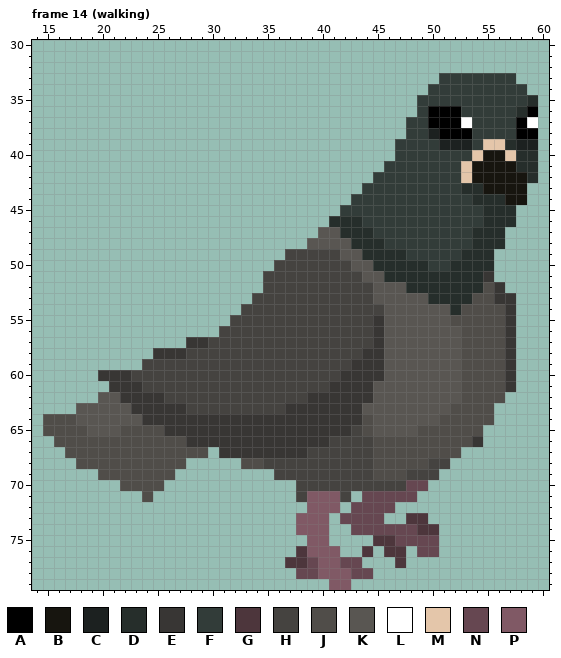
Two versions of one pixel-art file, Assets/Sprites/Characters/Enemies/Pigeons/Standard/Pigeon.aseprite. The first picture shows the starting point.
80x80 pixels, 25 frames. Colours within 5 levels of each other are drawn and written as one. Shown: frame 14 (walking): x 14..60, y 30..79. The commit also changed other frames, which this record leaves out.
Visible layers, top first: "asa frente", "pe frente", "corpo", "pe atras", "asa atras".
Palette (. is transparent): A #000000  B #17150f  C #1c2120  D #262e2b  E #383634  F #323c39  G #4d363c  H #454340  J #504d49  K #595652  L #ffffff  M #e4c6aa  N #664751  P #805965
Pixels before, frame 14 (walking), first column x 15:
33 ....................................FFFFFFF..
34 ...................................FFFFFFFFF.
35 ..................................FFFFFFFFFFD
36 ..................................FAAAFFFFFDA
37 .................................FFAAALFFFFAL
38 .................................FFCAAAFFFFAA
39 ................................FFFFCCCFMMDCC
40 ................................FFFFFFFMBBMDD
41 ...............................FFFFFFFMBBBBDD
42 ..............................FFFFFFFFMBBBBBD
43 .............................FFFFFFFFFDDBBBB.
44 ............................FFFFFFFFFFFDDDBB.
45 ...........................FFFFFFFFFFFFFDDD..
46 ..........................DDDFFFFFFFFFFFDDD..
47 .........................KKDDDFFFFFFFFFDDD...
48 ........................KKKKDDDFFFFFFFFDDD...
49 ......................HHHHHKKDDDDFFFFFDDD....
50 .....................HHHHHHHKKDDDDDFFDDDD....
51 ....................HHHHHHHHHKKDDDDDDDDDE....
52 ....................HHHHHHHHHHKKKDDDDDDDJE...
53 ...................HHHHHHHHHHHKKKKKDDDDJJEE..
54 ..................HHHHHHHHHHHHHKKKKKKDJJJJE..
55 .................HHHHHHHHHHHHHEKKKKKKJJJJJE..
56 ................HHHHHHHHHHHHHHEKKKKKKKJJJJE..
57 .............EEHHHHHHHHHHHHHHHEKKKKKKKJJJJE..
58 ..........EEEHHHHHHHHHHHHHHHHEEKKKKKKKJJJJE..
59 .........HHHHHHHHHHHHHHHHHHHEEEKKKKKKKJJJJE..
60 .....EEEHHHHHHHHHHHHHHHHHHHEEEEKKKKKKKJJJJE..
61 ......EEEHHHHHHHHHHHHHHHHHEEEEKKKKKKKKJJJJE..
62 .....KKEEEEHHHHHHHHHHHHHEEEEEEKKKKKKKKJJJJ...
63 ...KKKKKEEEEEHHHHHHHHHEEEEEEEKKKKKKKKJJJJ....
64 JJJKKKKKKEEEEEEEEEEEEEEEEEEEEJKKKKKKJJJJJ....
65 JJJJKKKJJJJEEEEEEEEEEEEEEEEEHJKKKKJJJJJJ.....
66 .JJJJJJJJJJJJEEEEEEEEEEEEEHHHHJJJJJJJJJE.....
67 ..JJJJJJJJJJJJJ.EEEEEEEEHHHHHHJJJJJJJJ.......
68 ...JJJJJJJJJJ.....JJHHHHHHHHHHJJJJJHH........
69 .....JJJJJJJ.........HHHHHHHHHJJJHHH.........
70 .......JJJJ............HHHHHHHHHHNN..........
71 .........J.............HPPPH.NNNNN...........
72 ........................PPP.NNNN.............
73 .......................PPP.NNNN..GG..........
74 .......................PPP..NNNNNNGG.........
75 ........................PP....GGNNNN.........
76 .......................GPPP..G.GG.NN.........
77 ......................GGNPPNN...G............
78 .......................NNPPPNN...............
79 ..........................PP.................
After:
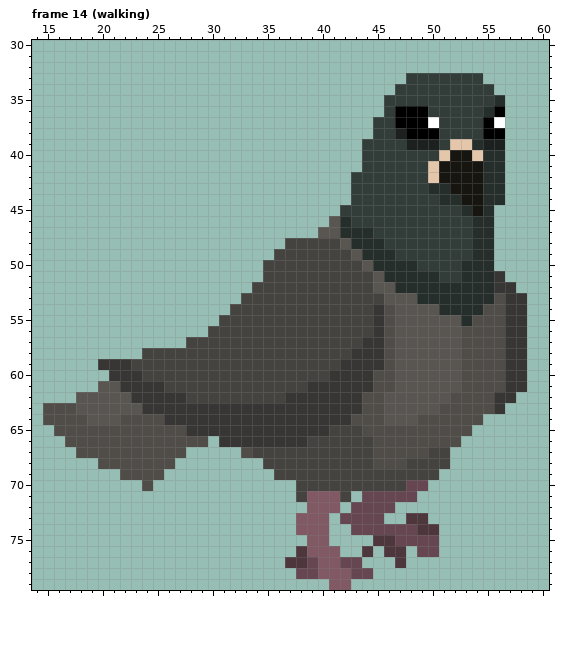
Author's note on the commit: pigeon walking anim!
The exact change:
Frame 14 (walking), layers "asa frente", "corpo", "asa atras":
y 33: x 48..50 ... -> FFF; x 55..57 FFF -> ...
y 34: x 47..49 ... -> FFF; x 56..58 FFF -> ...
y 35: x 46..48 ... -> FFF; x 56..59 FFFD -> D...
y 36: x 46..52 ...FAAA -> FAAAFFF; x 55..59 FFFDA -> DA...
y 37: x 45..53 ...FFAAAL -> FFAAALFFF; x 55..59 FFFAL -> AL...
y 38: x 45..53 ...FFCAAA -> FFCAAAFFF; x 55..59 FFFAA -> AA...
y 39: x 44..46 ... -> FFF; x 48..59 FFFCCCFMMDCC -> CCCFMMDCC...
y 40: x 44..46 ... -> FFF; x 51..53 FFF -> MBB; x 55..59 BBMDD -> DD...
y 41: x 44..45 .. -> FF; x 50..53 FFFM -> MBBB; x 55..59 BBBDD -> DD...
y 42: x 43..44 .. -> FF; x 50..53 FFFM -> MBBB; x 55..59 BBBBD -> DD...
y 43: x 43 . -> F; x 50..58 FFFDDBBBB -> DDBBBDD..
y 44: x 51..54 FFFD -> DDBB; x 57..58 BB -> ..
y 45: x 53..54 FF -> DB; x 56..57 DD -> ..
y 46: x 41 D -> K; x 43 D -> F; x 54 F -> D; x 56..57 DD -> ..
y 47: x 56 D -> .
y 48: x 37..41 ..KKK -> HHHHH; x 56 D -> .
y 49: x 36 . -> H; x 42 K -> H; x 47 D -> F; x 53 D -> F
y 50: x 35 . -> H; x 43 K -> H; x 49 D -> F; x 52 D -> F
y 51: x 44 K -> H; x 51..52 DD -> FF; x 55..56 E. -> DE
y 52: x 34 . -> H; x 47 K -> D; x 55 J -> D; x 57 . -> E
y 53: x 33 . -> H; x 45 K -> H; x 49 K -> D; x 54..56 JJE -> DDJ; x 58 . -> E
y 54: x 32 . -> H; x 45..46 HK -> EJ; x 51 K -> D; x 53..54 JJ -> DD; x 58 . -> E
y 55: x 31 . -> H; x 46 K -> J; x 52..53 JJ -> KD; x 58 . -> E
y 56: x 30 . -> H; x 46 K -> J; x 58 . -> E
y 57: x 28..29 EE -> HH; x 44 H -> E; x 46 K -> J; x 58 . -> E
y 58: x 24..27 .EEE -> HHHH; x 43 H -> E; x 46 K -> J; x 58 . -> E
y 59: x 20..23 .... -> EEEH; x 42 H -> E; x 46 K -> J; x 58 . -> E
y 60: x 20 E -> .; x 23 H -> E; x 41 H -> E; x 45..46 EK -> JJ; x 58 . -> E
y 61: x 20..21 .E -> KK; x 24..25 HH -> EE; x 39..40 HH -> EE; x 45..46 KK -> JJ; x 58 . -> E
y 62: x 18..19 .. -> KK; x 22 E -> K; x 26..27 HH -> EE; x 37..38 HH -> EE; x 44..45 EK -> JJ; x 52 K -> J; x 56..57 J. -> EE
y 63: x 15..17 ... -> JJJ; x 23 E -> K; x 28..36 HHHHHHHHH -> EEEEEEEEE; x 44..45 KK -> JJ; x 51 K -> J; x 56 . -> E
y 64: x 18 K -> J; x 22..25 KKEE -> JJJJ; x 43 E -> J; x 45 K -> J; x 49..50 KK -> JJ; x 55 J -> .
y 65: x 15 J -> .; x 19..21 KKK -> JJJ; x 26..27 EE -> JJ; x 41..42 EE -> HH; x 45..48 KKKK -> JJJJ; x 54 J -> .
y 66: x 16 J -> .; x 28..30 EEE -> JJ.; x 39..40 EE -> HH; x 53..54 JE -> ..
y 67: x 17 J -> .; x 28..29 JJ -> ..; x 31..38 EEEEEEEE -> ..JHHHHH; x 50..52 JJJ -> HH.
y 68: x 18..19 JJ -> ..; x 27 J -> .; x 33..34 JJ -> ..; x 48..49 JJ -> HH
y 69: x 20..21 JJ -> ..; x 26 J -> .; x 45..47 JJJ -> HHH
y 70: x 22..23 JJ -> ..; x 25 J -> .
y 71: x 24 J -> .
Where, in picture pixels (left, top, right, bottom), the same in both pictures:
changed: (43, 73, 538, 502)
